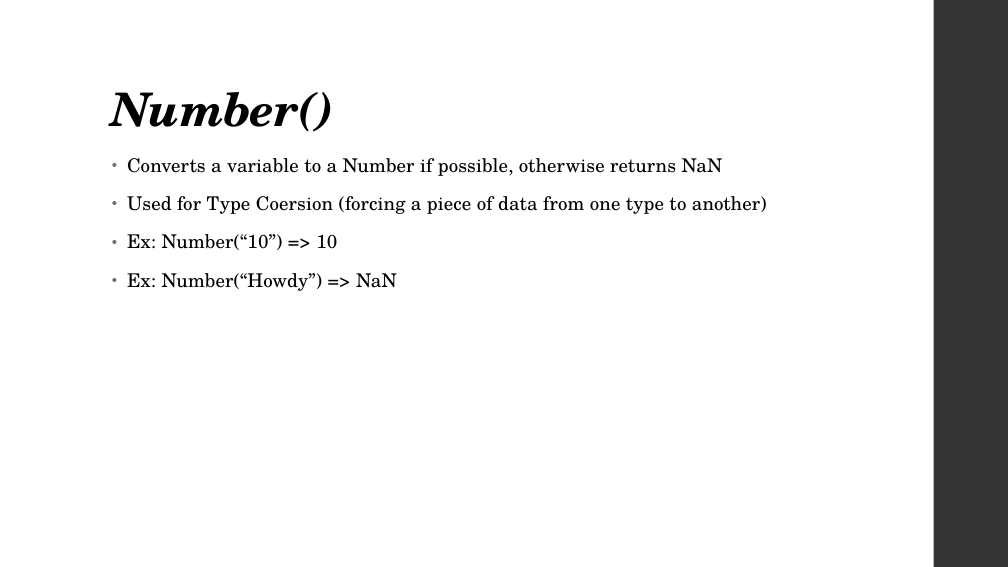
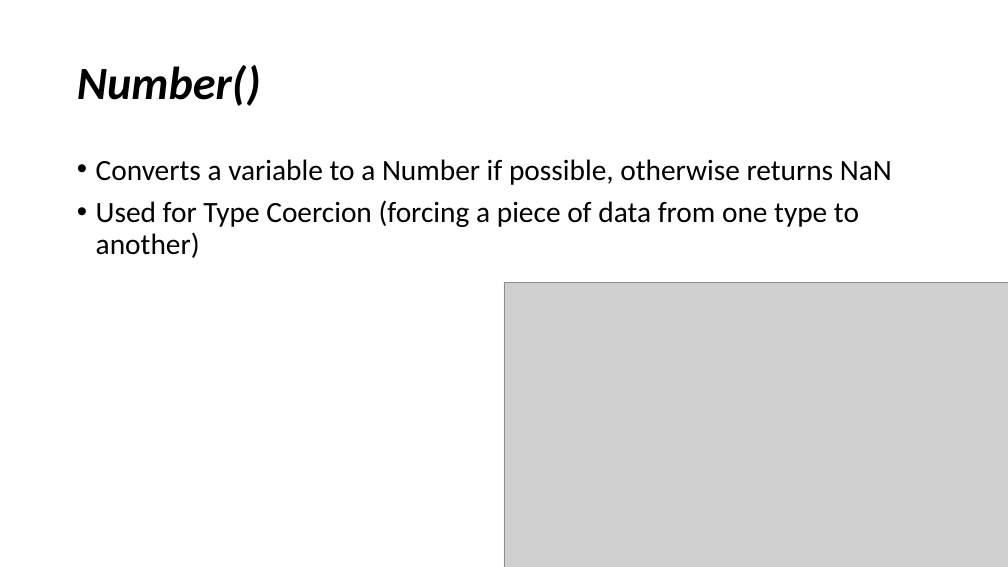
Before and after one commit to YWCANWIL-TechLab/Module4-DataTypes-Day1, a slide deck: slide 23 of slides/Numbers.pptx (slide 18 before the commit). Drawn at 1008x567 pixels with LibreOffice and Linux fonts; fonts in the diff are those of the drawing; grey boxes stand for pictures. Boxes give left, top, right and bottom in pixels: in the first picture for what was removed or moved away, otherwise in the second. Text is boxed around its words. In the diff, an @@ line names an element or a change of style, - is before the commit and + after.

Commit message:
Updated Numbers PowerPoint

```diff
--- a/slides/Numbers.pptx
+++ b/slides/Numbers.pptx
@@ rectangle removed at box(934, 0, 1008, 567) @@
@@ title "Number()": place and size @@
-title "Number()" at box(112, 92, 335, 132)
+title "Number()" at box(77, 65, 261, 106)
@@ title "Number()" at box(77, 65, 261, 106): font TeX Gyre Schola to Calibri, letter spacing -0.5 to 0 pt; vertical alignment bottom to middle @@
@@ text "Converts a variable to a ...": place and size @@
-text "Converts a variable to a ..." at box(127, 158, 767, 291)
+text "Converts a variable to a ..." at box(96, 159, 892, 258)
@@ text at box(96, 159, 892, 185): size 18 to 28 pt, font TeX Gyre Schola to Calibri, letter spacing 0.1 to 0 pt in "Converts a variable to a Number if ..."; indent changed; line spacing 0.95 to 0.9; less space between paragraphs @@
@@ text at box(96, 200, 859, 258): text changed; size 18 to 28 pt; font TeX Gyre Schola to Calibri @@
-• Used for Type Coersion (forcing a piece of data from one type to another)
-• Ex: Number(“10”) => 10
-• Ex: Number(“Howdy”) => NaN
+• Used for Type Coercion (forcing a piece of data from one type to another)
@@ picture added at box(504, 283, 1008, 567) @@
```
Also in this commit, not shown: 21 other slides changed, 5 slides added, 1 other file.
